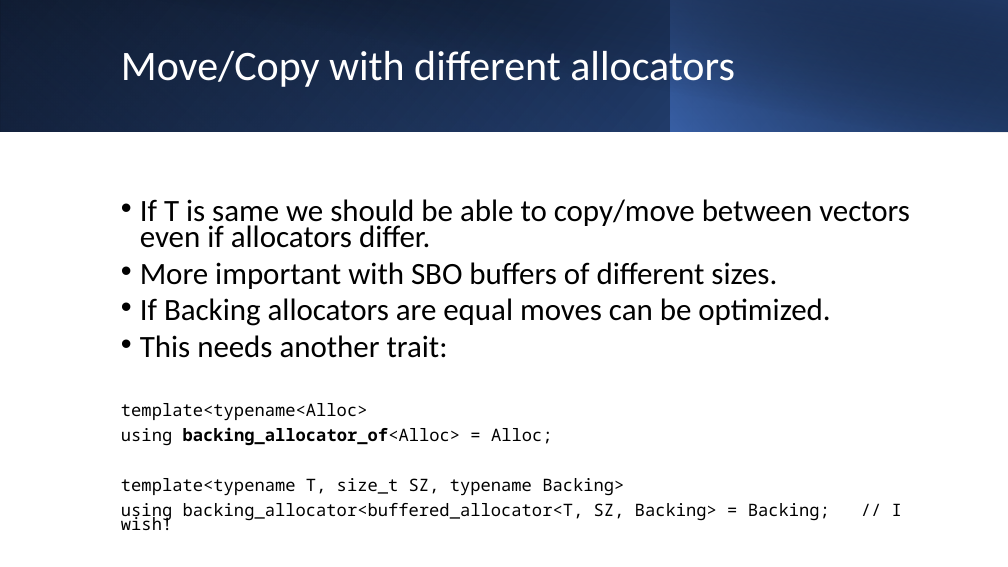
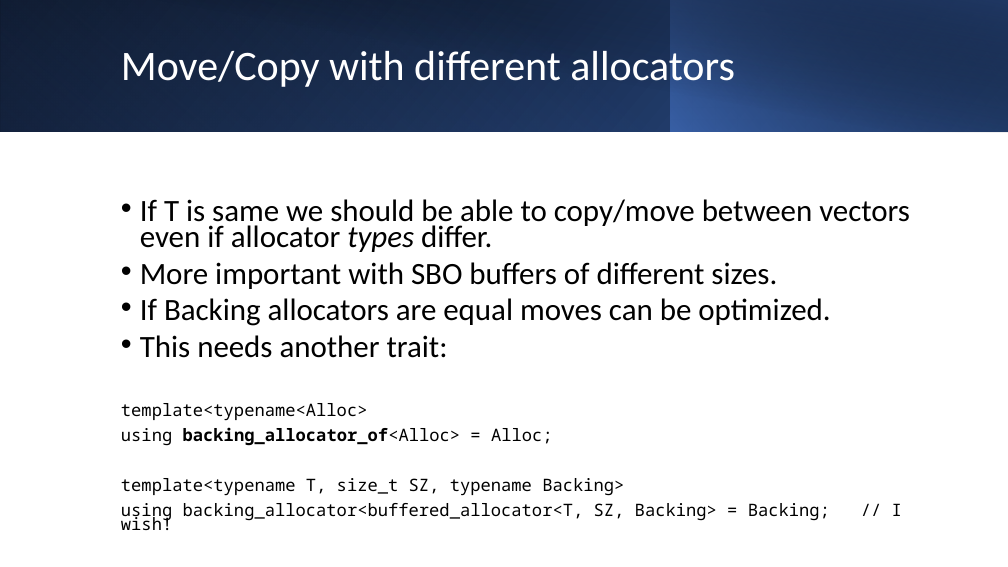
Before and after one commit to BengtGustafsson/isocpp-proposals, a slide deck: slide 8 of P2667-VectorAllocatorForSBO/VectorAllocatorPresentation.pptx. Drawn at 1008x567 pixels with LibreOffice and Linux fonts; fonts in the diff are those of the drawing. Boxes give left, top, right and bottom in pixels: in the first picture for what was removed or moved away, otherwise in the second. Text is boxed around its words. In the diff, an @@ line names an element or a change of style, - is before the commit and + after.

```diff
--- a/P2667-VectorAllocatorForSBO/VectorAllocatorPresentation.pptx
+++ b/P2667-VectorAllocatorForSBO/VectorAllocatorPresentation.pptx
@@ text at <box>140,199,910,252</box>: text changed @@
-• If T is same we should be able to copy/move between vectors even if allocators differ.
+• If T is same we should be able to copy/move between vectors even if allocator types differ.
```
Also in this commit, not shown: 6 other slides changed, 2 slides added, 2 other files.
